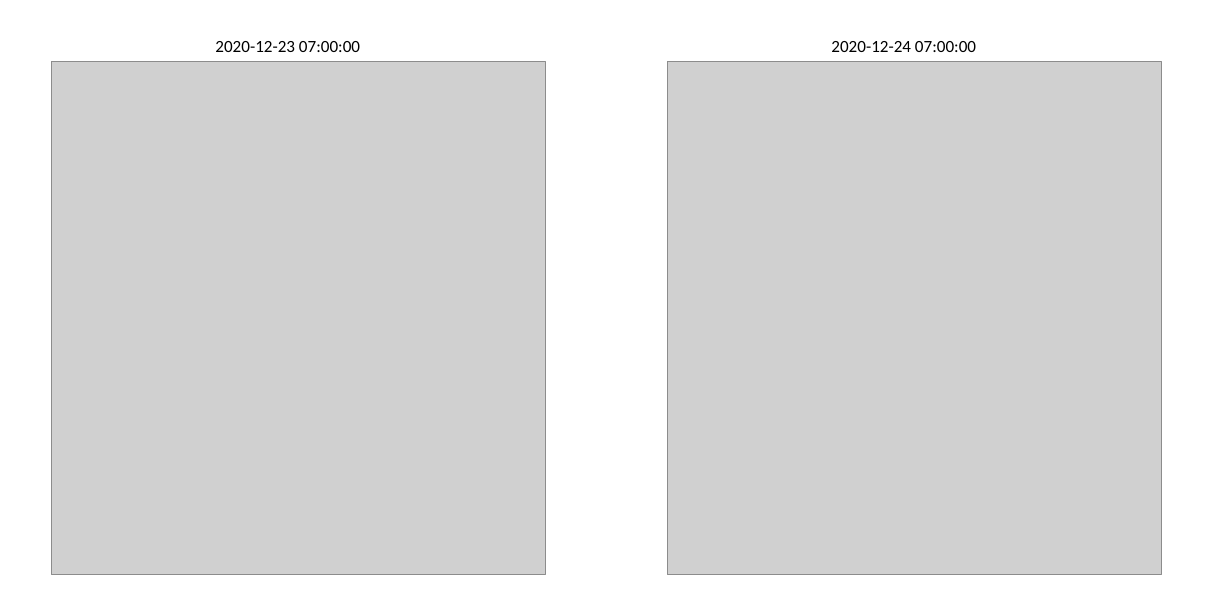
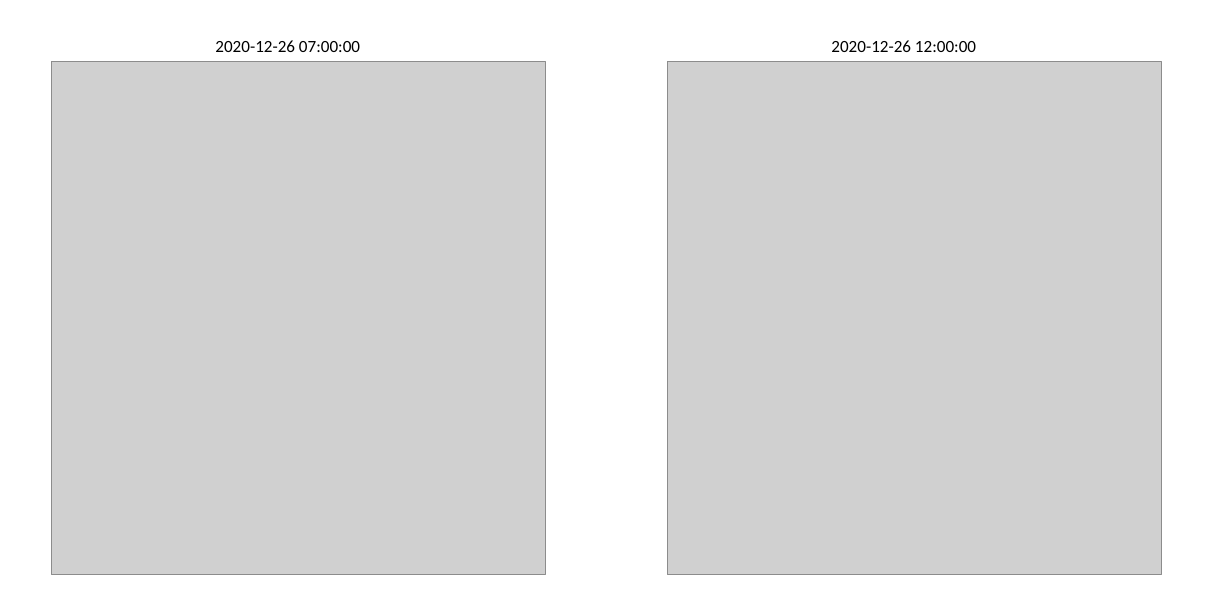
Before and after one commit to carlosenciso/Traffic_Presentation, a slide deck: slide 2 of Trafico_20201226.pptx. Drawn at 1232x616 pixels with LibreOffice and Linux fonts; fonts in the diff are those of the drawing; grey boxes stand for pictures. Boxes give left, top, right and bottom in pixels: in the first picture for what was removed or moved away, otherwise in the second. Text is boxed around its words. In the diff, an @@ line names an element or a change of style, - is before the commit and + after.

```diff
--- a/Trafico_20201226.pptx
+++ b/Trafico_20201226.pptx
@@ text at (215,40,360,52): text changed @@
-2020-12-23 07:00:00
+2020-12-26 07:00:00
@@ text at (831,40,976,52): text changed @@
-2020-12-24 07:00:00
+2020-12-26 12:00:00
```
Also in this commit, not shown: 1 other slide changed, 1 other file.
